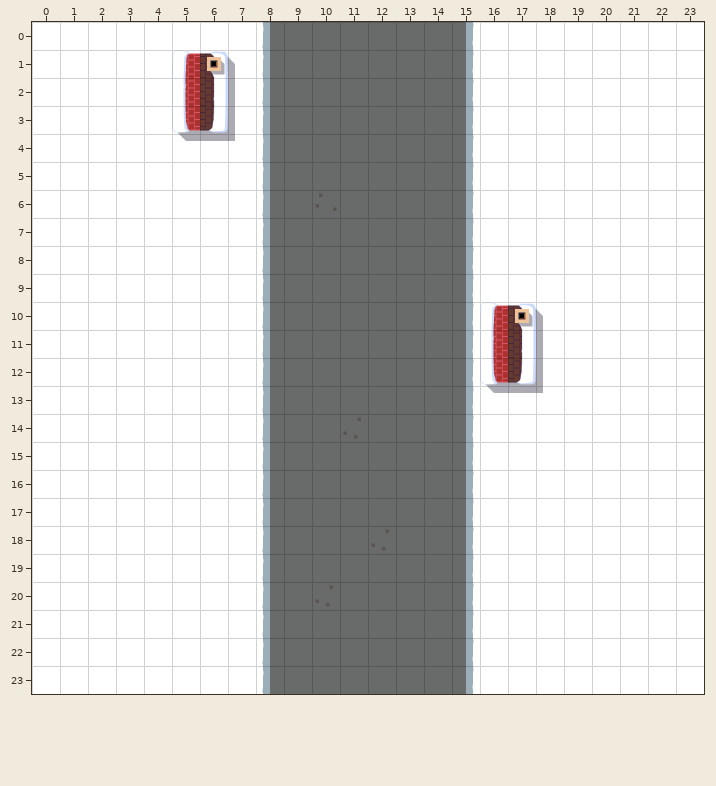
Level history. Tiled map: core/assets/maps/straight_single_single.tmx. This is how it looked before the edit.
Cells are 64x64 px. Shown: x 0..23, y 0..23.
Once edited:
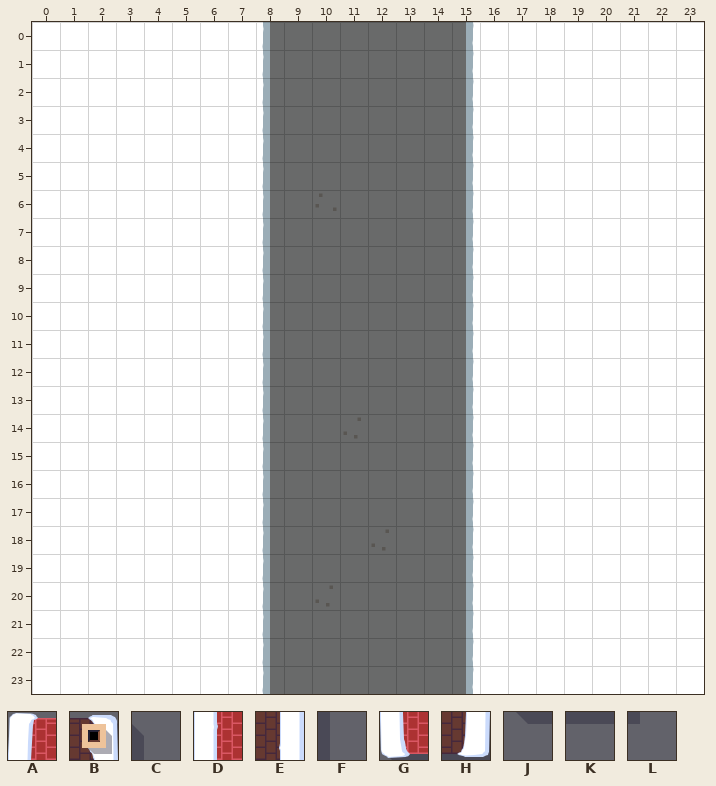
Key: from "snow": A 16, B 17, C 18, D 24, E 25, F 26, G 32, H 33, J 40, K 41, L 42.
_ is an empty cell.
What changed:
{"where": "layer \"Walls\""}
{"y":1,"x":5,"old":"ABC","new":"___"}
{"y":2,"x":5,"old":"DEF","new":"___"}
{"y":3,"x":5,"old":"GHF","new":"___"}
{"y":4,"x":5,"old":"JKL","new":"___"}
{"y":10,"x":16,"old":"ABC","new":"___"}
{"y":11,"x":16,"old":"DEF","new":"___"}
{"y":12,"x":16,"old":"GHF","new":"___"}
{"y":13,"x":16,"old":"JKL","new":"___"}
